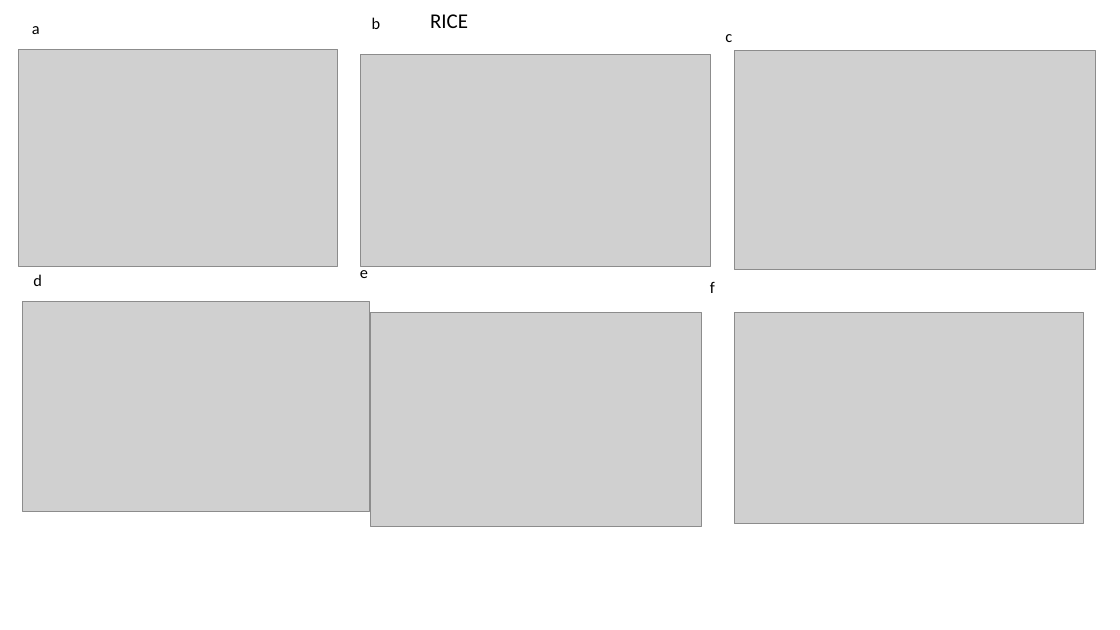
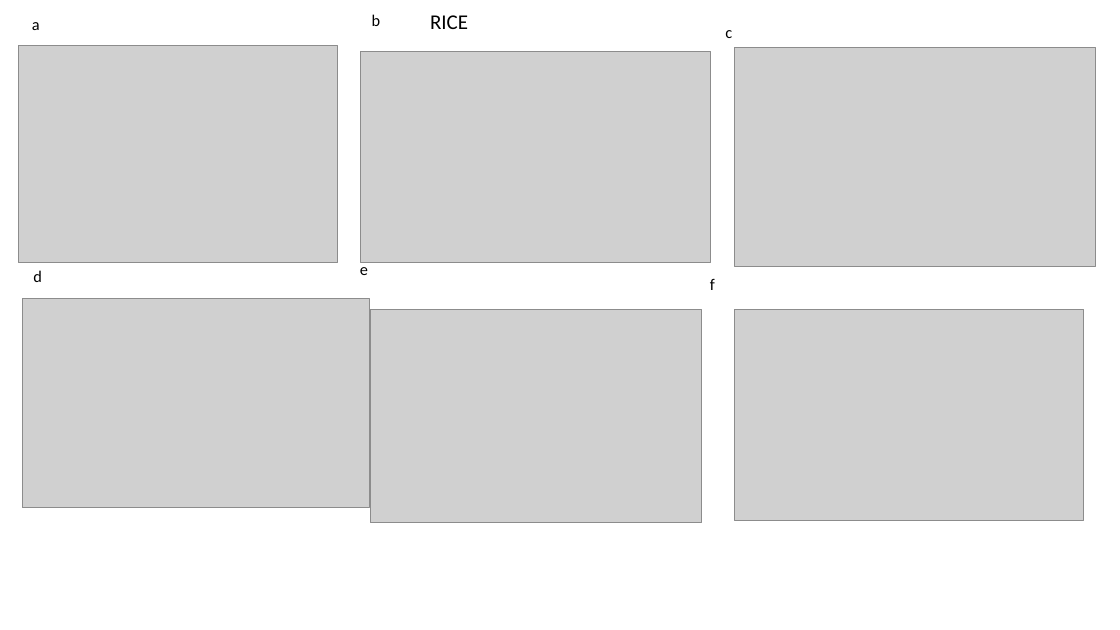
Before and after one commit to AntonUrfels/econ-sims-bihar, a slide deck: slide 10 of Planting date strategies under risk considerations_IGP_v2.pptx. Drawn at 1120x630 pixels with LibreOffice and Linux fonts; fonts in the diff are those of the drawing; grey boxes stand for pictures. Boxes give left, top, right and bottom in pixels: in the first picture for what was removed or moved away, otherwise in the second. Text is boxed around its words. In the diff, an @@ line names an element or a change of style, - is before the commit and + after.

```diff
--- a/Planting date strategies under risk considerations_IGP_v2.pptx
+++ b/Planting date strategies under risk considerations_IGP_v2.pptx
@@ 6 pictures, 3 texts: place and size @@
-6 pictures, 3 texts at <box>18,26,1096,526</box>
+6 pictures, 3 texts at <box>18,22,1096,523</box>
```
Also in this commit, not shown: 1 other slide changed, 56 other files.
